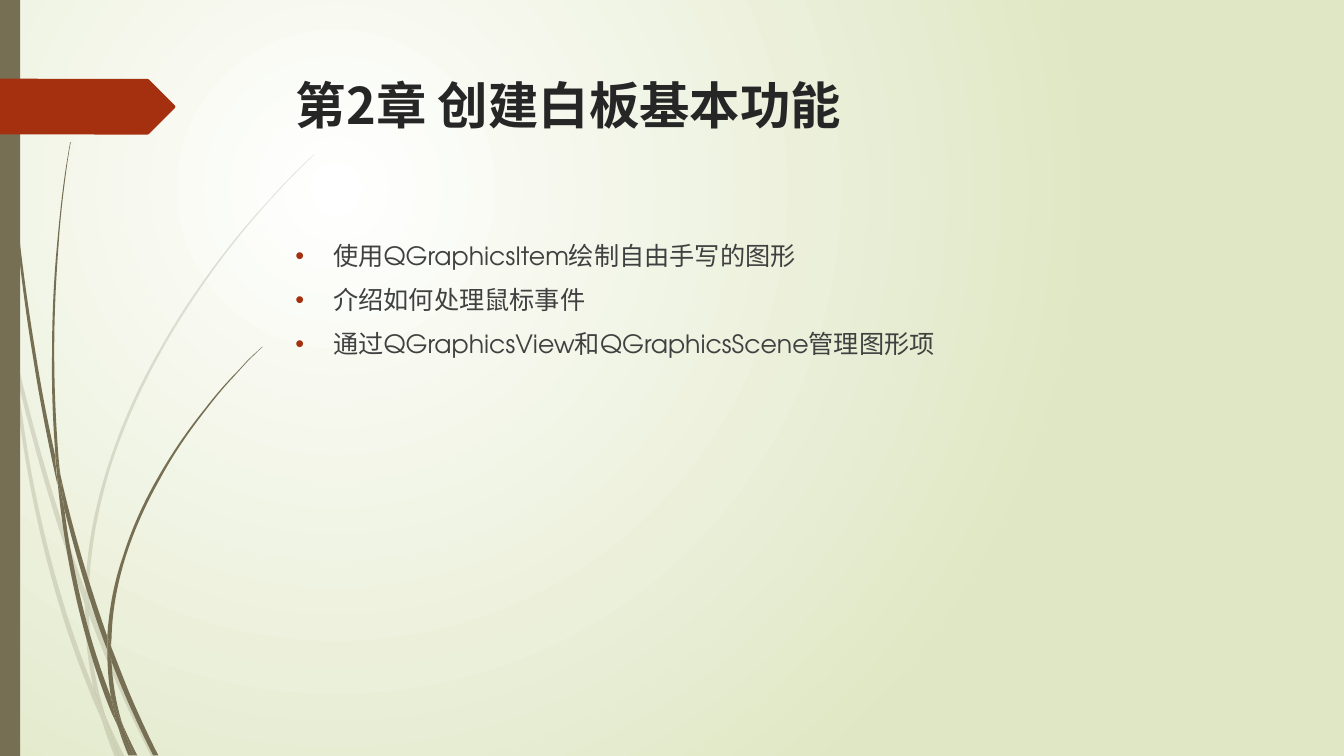
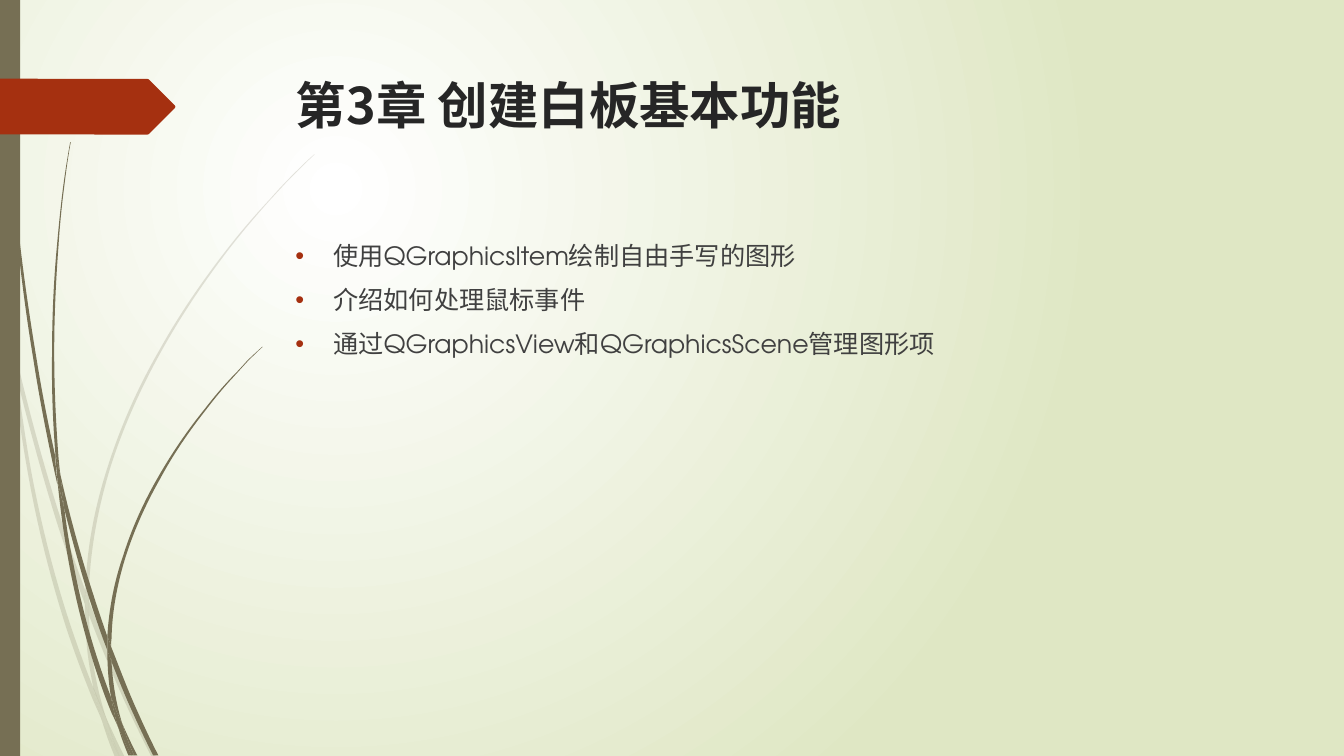
Before and after one commit to liuty2006/draw, a slide deck: slide 9 of docs/draw.pptx (slide 8 before the commit). Drawn at 1344x756 pixels with LibreOffice and Linux fonts; fonts in the diff are those of the drawing. Boxes give left, top, right and bottom in pixels: in the first picture for what was removed or moved away, otherwise in the second. Text is boxed around its words. In the diff, an @@ line names an element or a change of style, - is before the commit and + after.

```diff
--- a/docs/draw.pptx
+++ b/docs/draw.pptx
@@ title at (x1=296, y1=80, x2=841, y2=129): text changed @@
-第2章 创建白板基本功能
+第3章 创建白板基本功能
```
Also in this commit, not shown: 3 other slides changed, 1 slide added.
